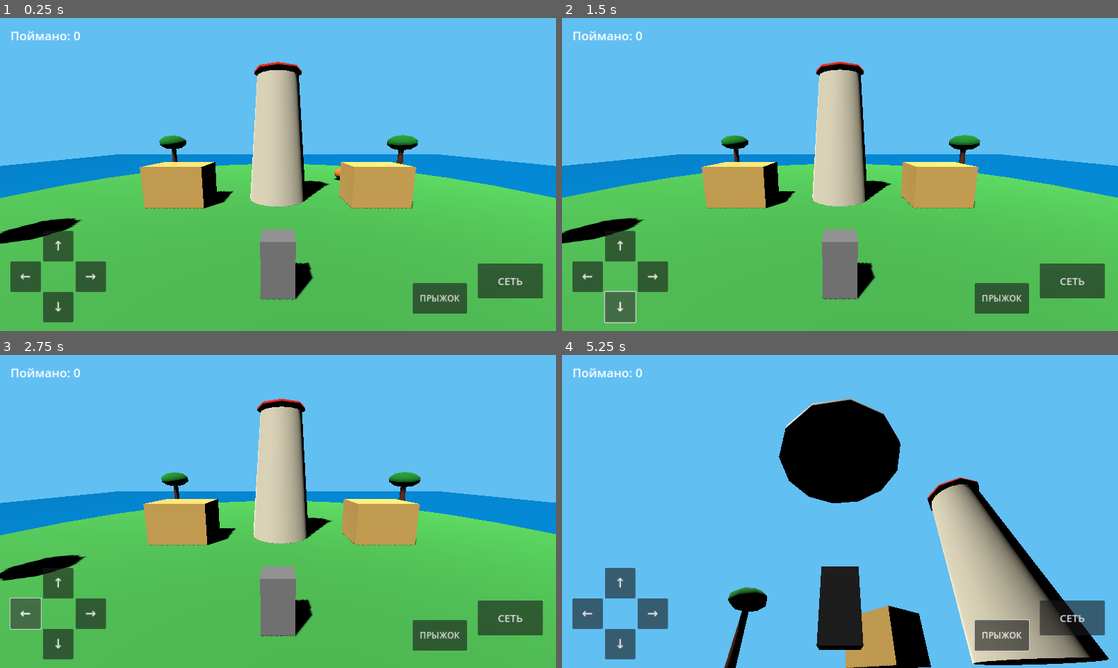
Above: before the commit, frames 1-4 (two rows, left to right).
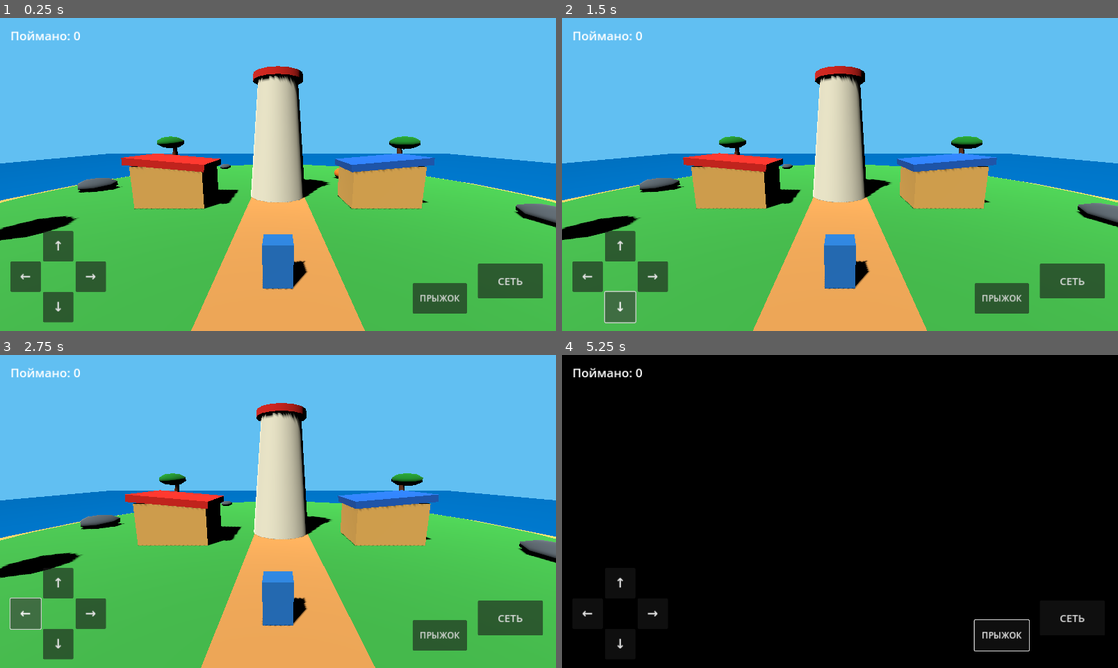
Above: after the commit, the same moments.

Repository: ksotik22/Catch-a-Mutant
Game: Godot game, scene res://scenes/main.tscn
Two runs of this game, one before a commit and one after it. Both use one fixed random seed, a clock stepped at 60 frames per second and the inputs below.
Inputs (mouse positions are in pixels of both pictures, inside the frame that each line leads up to):
- Up to frame 1 (0.25 s): no input
- Up to frame 2 (1.5 s): click "↑" at 0.5 s; click "↓" at 1.25 s
- Up to frame 3 (2.75 s): click "←" at 2 s
- Up to frame 4 (5.25 s): click "→" at 2.75 s; click "СЕТЬ" at 3.5 s; click "ПРЫЖОК" at 4.25 s; move the mouse to (867, 511) at 5.02 s; hold W from 5.03 s (still down); click (867, 511) at 5.17 s

The runs differ from the first frame. In frame 1, 13% of the frame differs, in the area x 0-100%, y 14-100%; in frame 2, 13%; in frame 3, 13%; in frame 4, 91%, in the area x 0-100%, y 0-100%.

Commit message:
Upgrade island visuals and environment

Diff:
--- a/scenes/main.tscn
+++ b/scenes/main.tscn
@@ -7,61 +7,113 @@
 [ext_resource type="Script" path="res://scripts/hud.gd" id="5_hud"]
 
 [sub_resource type="StandardMaterial3D" id="Grass"]
-albedo_color = Color(0.28, 0.72, 0.3, 1)
+albedo_color = Color(0.22, 0.68, 0.25, 1)
 roughness = 0.9
 [sub_resource type="StandardMaterial3D" id="Water"]
-albedo_color = Color(0.03, 0.55, 0.86, 1)
-roughness = 0.25
+albedo_color = Color(0.02, 0.48, 0.82, 1)
+metallic = 0.05
+roughness = 0.18
 [sub_resource type="StandardMaterial3D" id="Sand"]
-albedo_color = Color(0.95, 0.76, 0.38, 1)
+albedo_color = Color(0.96, 0.73, 0.34, 1)
+roughness = 0.95
+[sub_resource type="StandardMaterial3D" id="Stone"]
+albedo_color = Color(0.32, 0.36, 0.39, 1)
+roughness = 1.0
 [sub_resource type="StandardMaterial3D" id="White"]
-albedo_color = Color(0.95, 0.92, 0.8, 1)
+albedo_color = Color(0.96, 0.94, 0.82, 1)
 [sub_resource type="StandardMaterial3D" id="Red"]
-albedo_color = Color(0.85, 0.12, 0.08, 1)
+albedo_color = Color(0.9, 0.12, 0.07, 1)
+[sub_resource type="StandardMaterial3D" id="Blue"]
+albedo_color = Color(0.08, 0.38, 0.78, 1)
 [sub_resource type="StandardMaterial3D" id="Wood"]
-albedo_color = Color(0.38, 0.18, 0.06, 1)
+albedo_color = Color(0.42, 0.2, 0.07, 1)
 [sub_resource type="StandardMaterial3D" id="Palm"]
-albedo_color = Color(0.08, 0.55, 0.16, 1)
+albedo_color = Color(0.05, 0.52, 0.13, 1)
+[sub_resource type="StandardMaterial3D" id="PathMat"]
+albedo_color = Color(0.88, 0.61, 0.3, 1)
 [sub_resource type="StandardMaterial3D" id="CreatureMat"]
-albedo_color = Color(0.95, 0.55, 0.16, 1)
+albedo_color = Color(0.98, 0.52, 0.12, 1)
+[sub_resource type="StandardMaterial3D" id="PlayerMat"]
+albedo_color = Color(0.12, 0.48, 0.82, 1)
+
+[sub_resource type="CylinderMesh" id="RockBaseMesh"]
+top_radius = 21.5
+bottom_radius = 24.5
+height = 2.2
+radial_segments = 20
+material = SubResource("Stone")
+[sub_resource type="CylinderMesh" id="SandMesh"]
+top_radius = 21.8
+bottom_radius = 22.5
+height = 0.65
+radial_segments = 24
+material = SubResource("Sand")
 [sub_resource type="CylinderMesh" id="IslandMesh"]
-top_radius = 22.0
-bottom_radius = 24.0
-height = 2.0
-radial_segments = 32
+top_radius = 19.8
+bottom_radius = 20.7
+height = 0.65
+radial_segments = 24
 material = SubResource("Grass")
 [sub_resource type="CylinderShape3D" id="IslandShape"]
-radius = 22.0
+radius = 20.0
 height = 2.0
 [sub_resource type="PlaneMesh" id="WaterMesh"]
-size = Vector2(120, 120)
+size = Vector2(140, 140)
 material = SubResource("Water")
 [sub_resource type="CylinderMesh" id="TowerMesh"]
-top_radius = 1.5
-bottom_radius = 2.2
-height = 9.0
+top_radius = 1.45
+bottom_radius = 2.15
+height = 8.5
 radial_segments = 16
 material = SubResource("White")
+[sub_resource type="CylinderMesh" id="TowerBandMesh"]
+top_radius = 1.73
+bottom_radius = 1.82
+height = 1.35
+radial_segments = 16
+material = SubResource("Red")
+[sub_resource type="CylinderMesh" id="TopMesh"]
+top_radius = 1.8
+bottom_radius = 1.8
+height = 0.45
+radial_segments = 16
+material = SubResource("Red")
 [sub_resource type="BoxMesh" id="PlayerMesh"]
-size = Vector3(1, 1.8, 0.8)
+size = Vector3(0.9, 1.5, 0.65)
+material = SubResource("PlayerMat")
 [sub_resource type="CapsuleShape3D" id="PlayerShape"]
 radius = 0.5
 height = 1.8
 [sub_resource type="BoxMesh" id="ShopMesh"]
-size = Vector3(4, 2.8, 3)
+size = Vector3(4.5, 2.7, 3.2)
 material = SubResource("Sand")
+[sub_resource type="BoxMesh" id="RoofMesh"]
+size = Vector3(5.0, 0.45, 3.7)
+material = SubResource("Red")
+[sub_resource type="BoxMesh" id="RoofBlueMesh"]
+size = Vector3(5.0, 0.45, 3.7)
+material = SubResource("Blue")
+[sub_resource type="BoxMesh" id="PathMesh"]
+size = Vector3(4.0, 0.12, 14.0)
+material = SubResource("PathMat")
 [sub_resource type="CylinderMesh" id="TrunkMesh"]
 top_radius = 0.22
-bottom_radius = 0.35
+bottom_radius = 0.38
 height = 4.0
-radial_segments = 8
+radial_segments = 7
 material = SubResource("Wood")
 [sub_resource type="SphereMesh" id="LeavesMesh"]
 radius = 1.5
-height = 1.6
+height = 1.35
 radial_segments = 8
 rings = 4
 material = SubResource("Palm")
+[sub_resource type="SphereMesh" id="RockMesh"]
+radius = 1.0
+height = 1.5
+radial_segments = 7
+rings = 4
+material = SubResource("Stone")
 [sub_resource type="SphereMesh" id="CreatureMesh"]
 radius = 0.75
 height = 1.25
@@ -77,44 +129,70 @@
 script = ExtResource("4_state")
 [node name="Sun" type="DirectionalLight3D" parent="."]
 rotation_degrees = Vector3(-55, -35, 0)
-light_energy = 1.2
+light_energy = 1.35
 shadow_enabled = true
 [node name="Water" type="MeshInstance3D" parent="."]
-position = Vector3(0, -1.2, 0)
+position = Vector3(0, -1.55, 0)
 mesh = SubResource("WaterMesh")
+[node name="RockBase" type="MeshInstance3D" parent="."]
+position = Vector3(0, -1.45, 0)
+mesh = SubResource("RockBaseMesh")
+[node name="Beach" type="MeshInstance3D" parent="."]
+position = Vector3(0, -0.48, 0)
+mesh = SubResource("SandMesh")
 [node name="Island" type="StaticBody3D" parent="."]
-position = Vector3(0, -1, 0)
+position = Vector3(0, -0.15, 0)
 [node name="Mesh" type="MeshInstance3D" parent="Island"]
 mesh = SubResource("IslandMesh")
 [node name="Collision" type="CollisionShape3D" parent="Island"]
+position = Vector3(0, -0.85, 0)
 shape = SubResource("IslandShape")
+[node name="Path" type="MeshInstance3D" parent="."]
+position = Vector3(0, 0.22, 7)
+mesh = SubResource("PathMesh")
 [node name="Lighthouse" type="MeshInstance3D" parent="."]
-position = Vector3(0, 4.5, 0)
+position = Vector3(0, 4.45, 0)
 mesh = SubResource("TowerMesh")
+[node name="LighthouseBand1" type="MeshInstance3D" parent="."]
+position = Vector3(0, 3.0, 0)
+mesh = SubResource("TowerBandMesh")
+[node name="LighthouseBand2" type="MeshInstance3D" parent="."]
+position = Vector3(0, 6.0, 0)
+scale = Vector3(0.82, 1, 0.82)
+mesh = SubResource("TowerBandMesh")
 [node name="LighthouseTop" type="MeshInstance3D" parent="."]
-position = Vector3(0, 9.3, 0)
-mesh = SubResource("LeavesMesh")
-scale = Vector3(1.2, 0.45, 1.2)
-material_override = SubResource("Red")
+position = Vector3(0, 8.9, 0)
+mesh = SubResource("TopMesh")
 [node name="SellShop" type="MeshInstance3D" parent="."]
-position = Vector3(-7, 1.4, 1)
+position = Vector3(-7, 1.55, 1.5)
 mesh = SubResource("ShopMesh")
+[node name="SellRoof" type="MeshInstance3D" parent="."]
+position = Vector3(-7, 3.05, 1.5)
+rotation_degrees = Vector3(0, 0, -5)
+mesh = SubResource("RoofMesh")
 [node name="UpgradeShop" type="MeshInstance3D" parent="."]
-position = Vector3(7, 1.4, 1)
+position = Vector3(7, 1.55, 1.5)
 mesh = SubResource("ShopMesh")
+[node name="UpgradeRoof" type="MeshInstance3D" parent="."]
+position = Vector3(7, 3.05, 1.5)
+rotation_degrees = Vector3(0, 0, 5)
+mesh = SubResource("RoofBlueMesh")
+
 [node name="Palm1" type="Node3D" parent="."]
 position = Vector3(-12, 2, -8)
 [node name="Trunk" type="MeshInstance3D" parent="Palm1"]
+rotation_degrees = Vector3(0, 0, -6)
 mesh = SubResource("TrunkMesh")
 [node name="Leaves" type="MeshInstance3D" parent="Palm1"]
-position = Vector3(0, 2.2, 0)
+position = Vector3(-0.25, 2.2, 0)
 mesh = SubResource("LeavesMesh")
 [node name="Palm2" type="Node3D" parent="."]
 position = Vector3(13, 2, -6)
 [node name="Trunk" type="MeshInstance3D" parent="Palm2"]
+rotation_degrees = Vector3(0, 0, 7)
 mesh = SubResource("TrunkMesh")
 [node name="Leaves" type="MeshInstance3D" parent="Palm2"]
-position = Vector3(0, 2.2, 0)
+position = Vector3(0.25, 2.2, 0)
 mesh = SubResource("LeavesMesh")
 [node name="Palm3" type="Node3D" parent="."]
 position = Vector3(-14, 2, 8)
@@ -123,6 +201,28 @@
 [node name="Leaves" type="MeshInstance3D" parent="Palm3"]
 position = Vector3(0, 2.2, 0)
 mesh = SubResource("LeavesMesh")
+[node name="Palm4" type="Node3D" parent="."]
+position = Vector3(14, 2, 9)
+[node name="Trunk" type="MeshInstance3D" parent="Palm4"]
+rotation_degrees = Vector3(0, 0, -8)
+mesh = SubResource("TrunkMesh")
+[node name="Leaves" type="MeshInstance3D" parent="Palm4"]
+position = Vector3(-0.3, 2.2, 0)
+mesh = SubResource("LeavesMesh")
+[node name="Rock1" type="MeshInstance3D" parent="."]
+position = Vector3(-16, 0.6, -2)
+rotation_degrees = Vector3(0, 25, 0)
+scale = Vector3(1.5, 0.8, 1.1)
+mesh = SubResource("RockMesh")
+[node name="Rock2" type="MeshInstance3D" parent="."]
+position = Vector3(15, 0.5, 5)
+scale = Vector3(1.1, 0.65, 1.5)
+mesh = SubResource("RockMesh")
+[node name="Rock3" type="MeshInstance3D" parent="."]
+position = Vector3(-8, 0.45, -15)
+scale = Vector3(0.8, 0.55, 1.0)
+mesh = SubResource("RockMesh")
+
 [node name="CatLoaf" type="CharacterBody3D" parent="."]
 position = Vector3(7, 1, -8)
 script = ExtResource("2_creature")
@@ -153,7 +253,6 @@
 offset_bottom = 70.0
 theme_override_font_sizes/font_size = 28
 text = "Поймано: 0"
-
 [node name="MobileControls" type="Control" parent="."]
 layout_mode = 3
 anchors_preset = 15
Not shown: 1 places in scenes/main.tscn that only renumber resources
